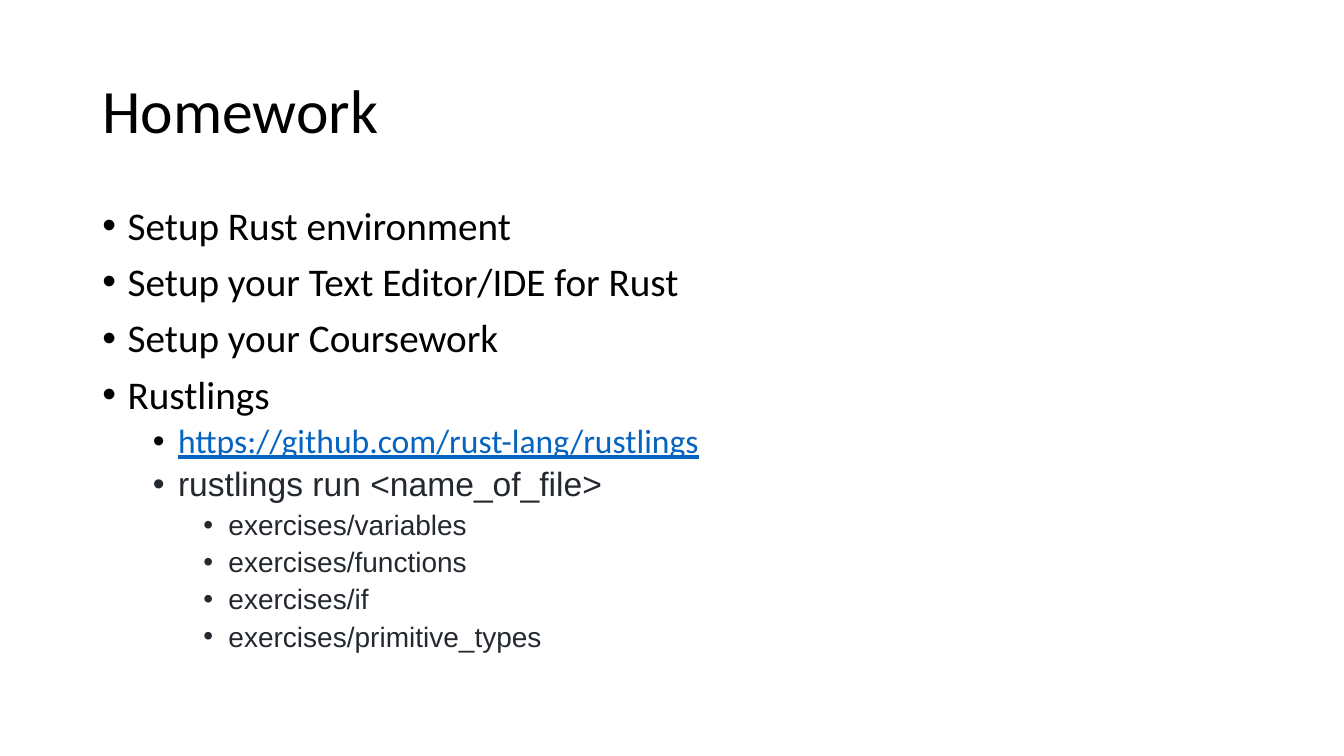
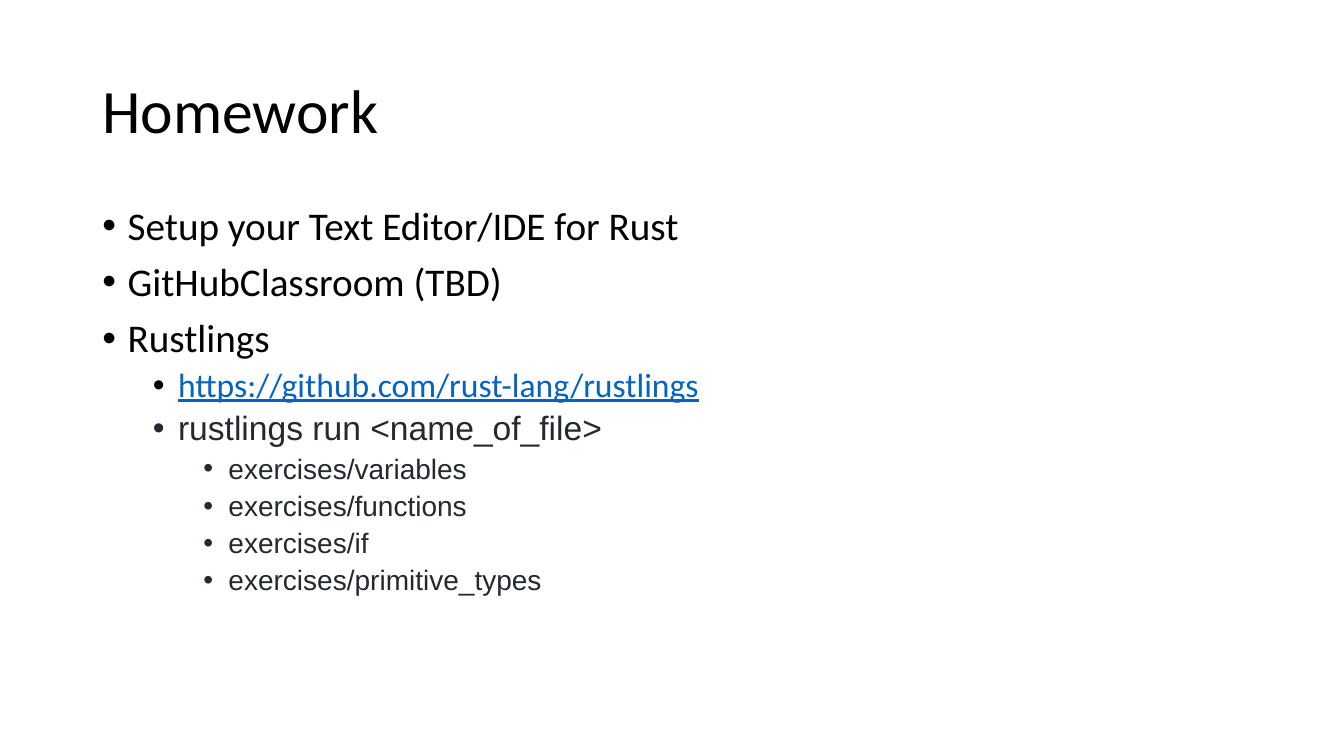
Before and after one commit to kugushev/course-rust-basics, a slide deck: slide 50 of pres/01-Intro.pptx (slide 48 before the commit). Drawn at 1344x756 pixels with LibreOffice and Linux fonts; fonts in the diff are those of the drawing. Boxes give left, top, right and bottom in pixels: in the first picture for what was removed or moved away, otherwise in the second. Text is boxed around its words. In the diff, an @@ line names an element or a change of style, - is before the commit and + after.

```diff
--- a/pres/01-Intro.pptx
+++ b/pres/01-Intro.pptx
@@ text at (128, 213, 511, 247): paragraph removed @@
-• Setup Rust environment
@@ text at (128, 267, 502, 302): text changed @@
-• Setup your Coursework
+• GitHubClassroom (TBD)
```
Also in this commit, not shown: 1 other slide changed, 3 slides added, 2 other files.
